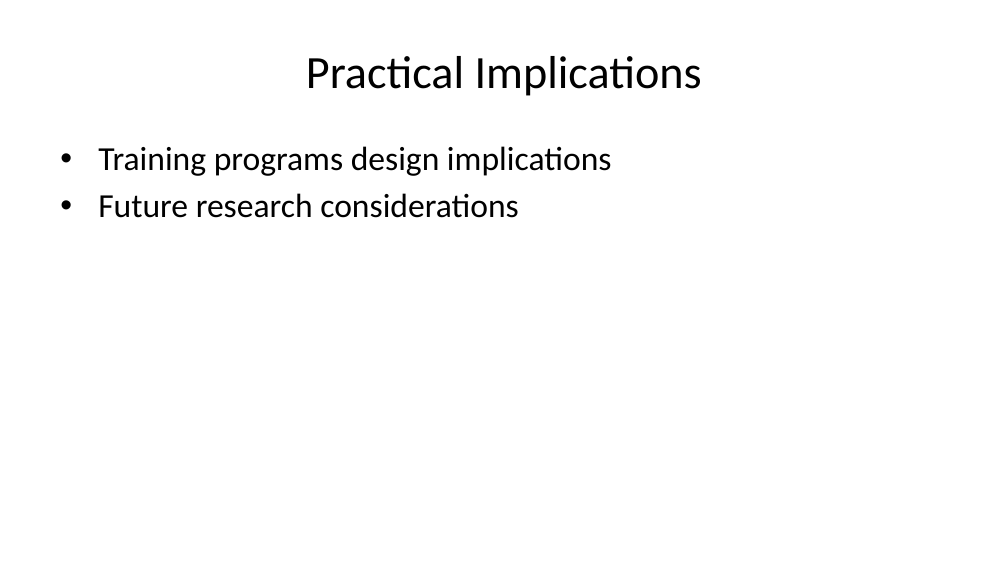
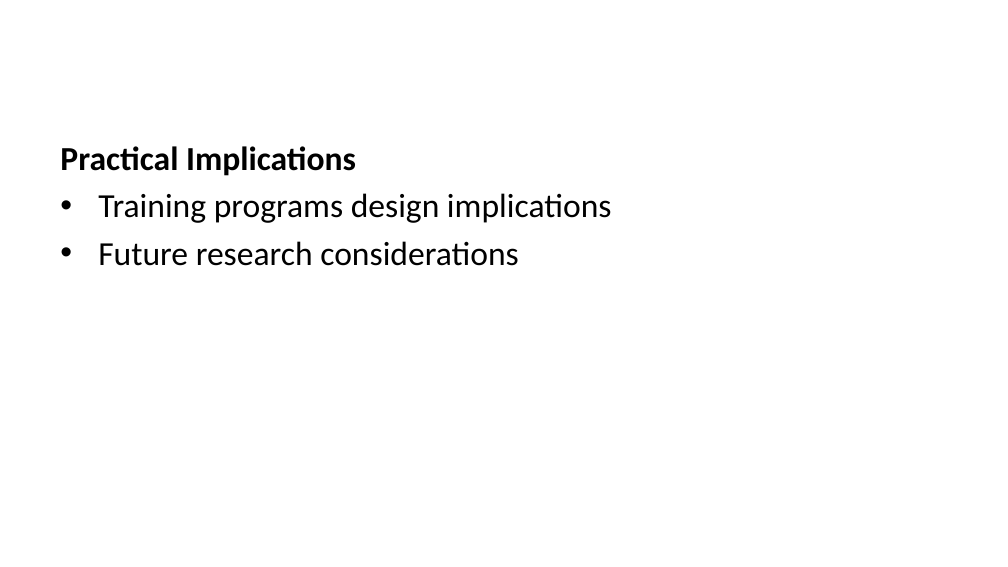
Before and after one commit to tegorman13/Dissertation, a slide deck: slide 18 of docs/Presentation/slides.pptx (slide 16 before the commit). Drawn at 1008x567 pixels with LibreOffice and Linux fonts; fonts in the diff are those of the drawing. Boxes give left, top, right and bottom in pixels: in the first picture for what was removed or moved away, otherwise in the second. Text is boxed around its words. In the diff, an @@ line names an element or a change of style, - is before the commit and + after.

```diff
--- a/docs/Presentation/slides.pptx
+++ b/docs/Presentation/slides.pptx
@@ title removed at (306,56,702,96) @@
-Practical Implications
@@ text at (60,146,356,176): paragraph added @@
+Practical Implications
```
Also in this commit, not shown: 12 other slides changed, 2 slides added, 7 other files.
